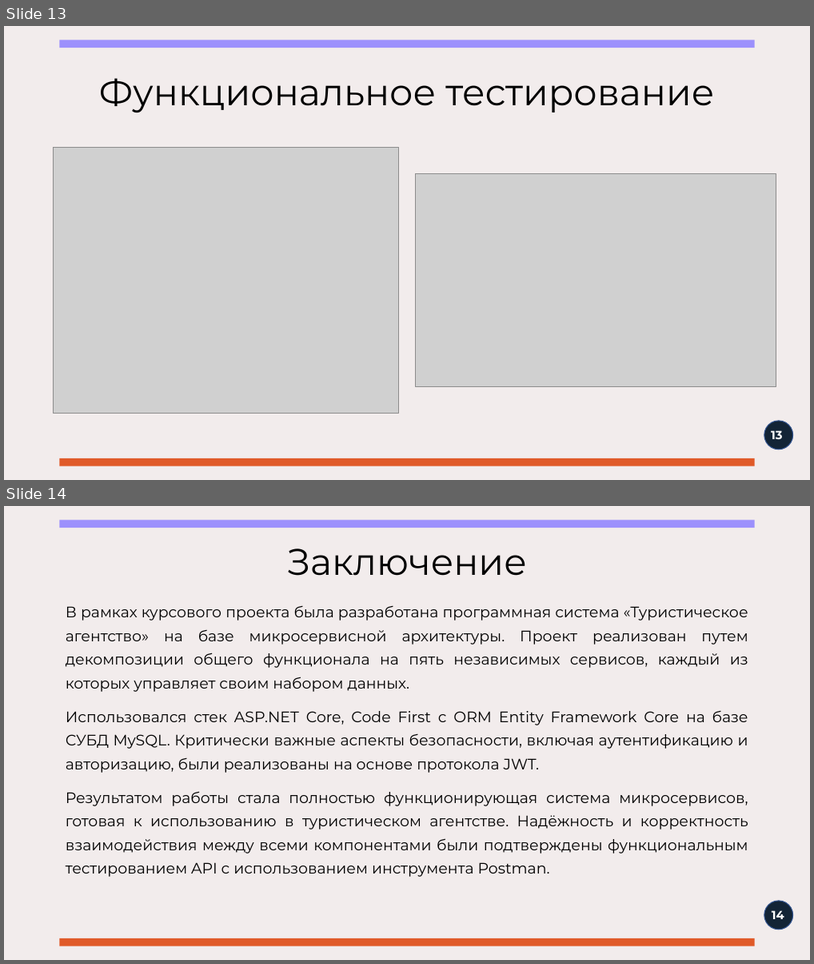
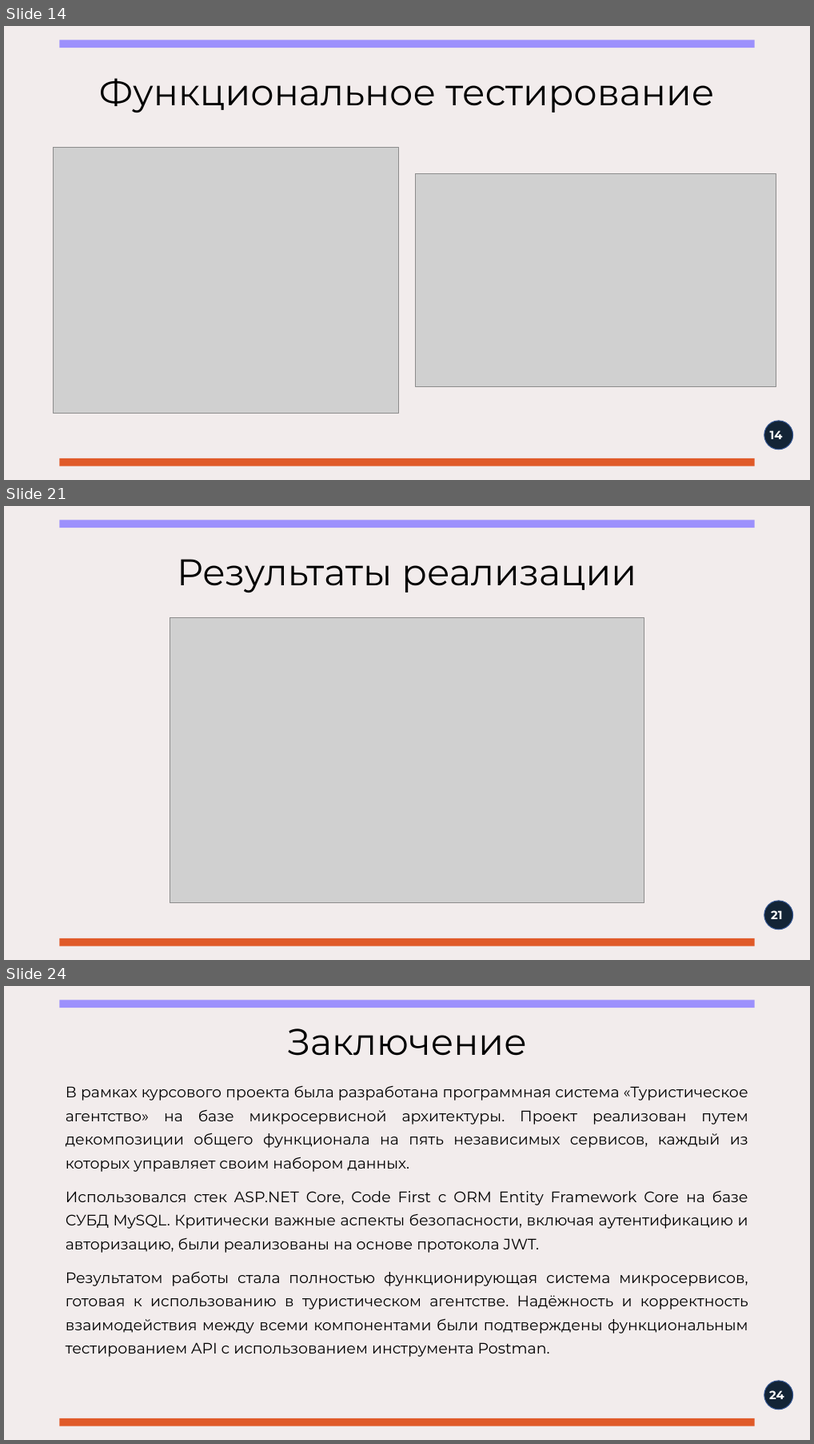
Before and after one commit to Hiraeth-qw/TP_TourAgency, a slide deck: Documents/ПРИ123-ТП-КП-Презентация-Ле.pptx. Shown one above the other, each under a label of ours: slides 13 and 14 before the commit, slides 14, 21 and 24 after it; the slides between them are not shown. The pictures are 814x964 and 814x1444 pixels, drawn with LibreOffice and Linux fonts; fonts in the diff are those of the drawing; grey boxes stand for pictures. Boxes give left, top, right and bottom in pixels: in the first picture for what was removed or moved away, otherwise in the second. Text is boxed around its words. In the diff, an @@ line names an element or a change of style, - is before the commit and + after.

```diff
--- a/Documents/ПРИ123-ТП-КП-Презентация-Ле.pptx
+++ b/Documents/ПРИ123-ТП-КП-Презентация-Ле.pptx
@@ slide 21 added at [4,506,810,960], background #F2ECEC; not listed: 3 template elements that a slide beside it also shows @@
@@ title added at [177,559,637,592], 44 pt, text #000000 @@
+Результаты реализации
@@ picture added at [170,618,645,902] @@
@@ page number added at [771,910,782,919], 14 pt, text #FFFFFF, bold @@
+21
@@ what was slide 13 is now slide 14 @@
@@ page number at [770,430,783,439]: text changed @@
-13
+14
@@ what was slide 14 is now slide 24 @@
@@ page number at [770,1390,785,1399]: text changed @@
-14
+24
```
Also in this commit, not shown: 2 slides changed, 9 other slides added, 4 other files.
